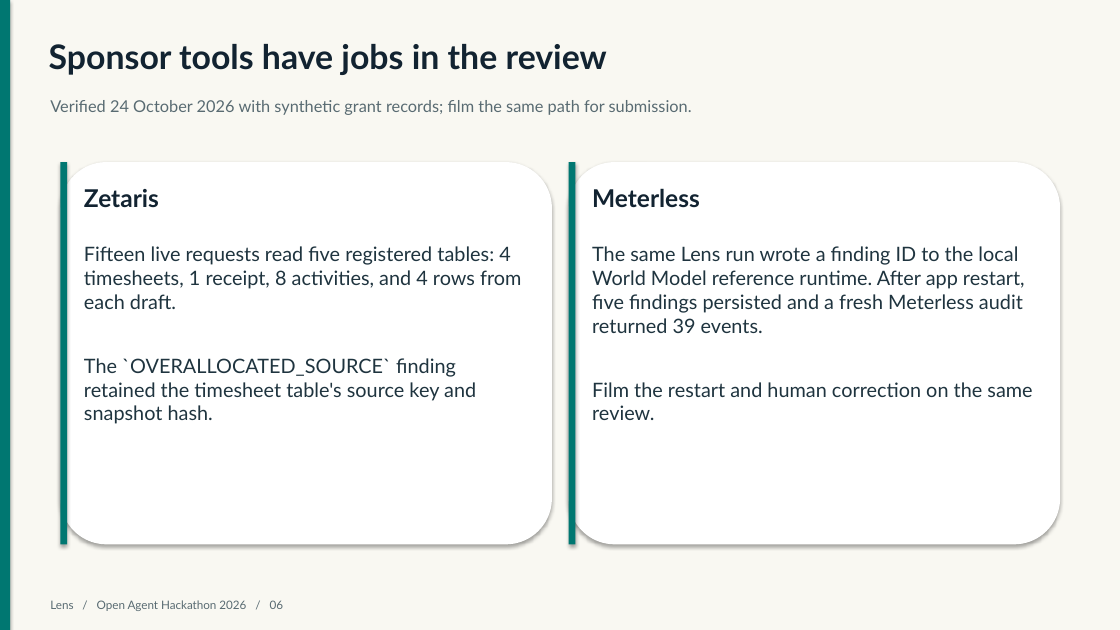
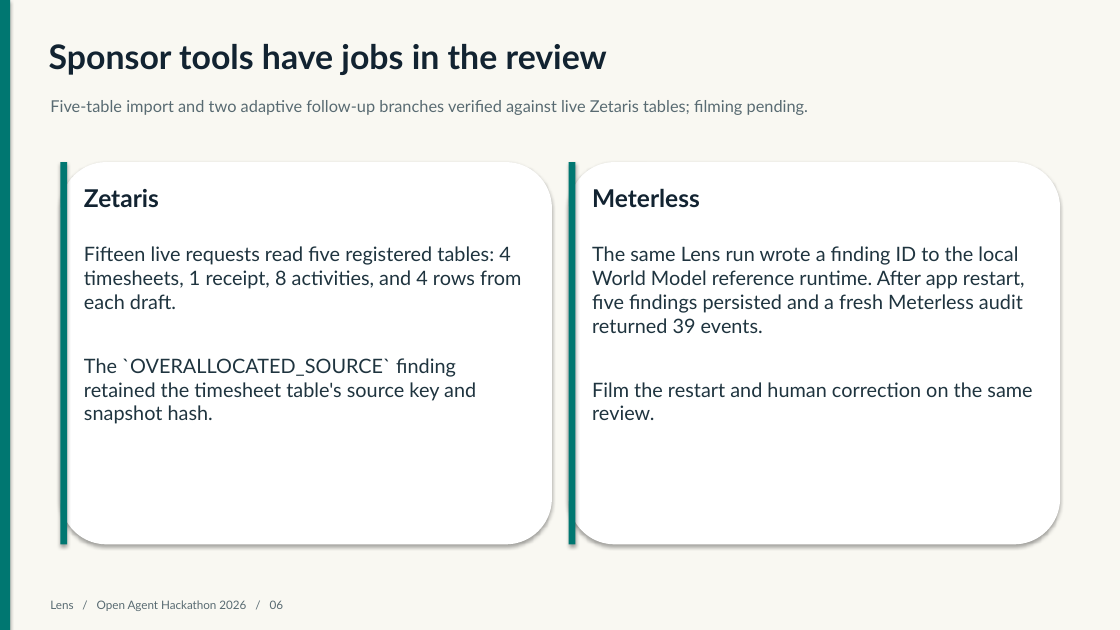
Before and after one commit to Techkeyy/lens-grant-review, a slide deck: slide 6 of docs/Lens_Open_Agent_Hackathon_2026.pptx. Drawn at 1120x630 pixels with LibreOffice and Linux fonts; fonts in the diff are those of the drawing. Boxes give left, top, right and bottom in pixels: in the first picture for what was removed or moved away, otherwise in the second. Text is boxed around its words. In the diff, an @@ line names an element or a change of style, - is before the commit and + after.

```diff
--- a/docs/Lens_Open_Agent_Hackathon_2026.pptx
+++ b/docs/Lens_Open_Agent_Hackathon_2026.pptx
@@ text at [50,100,809,115]: text changed @@
-Verified 24 October 2026 with synthetic grant records; film the same path for submission.
+Five-table import and two adaptive follow-up branches verified against live Zetaris tables; filming pending.
```
Also in this commit, not shown: 1 other slide changed, 11 other files.
